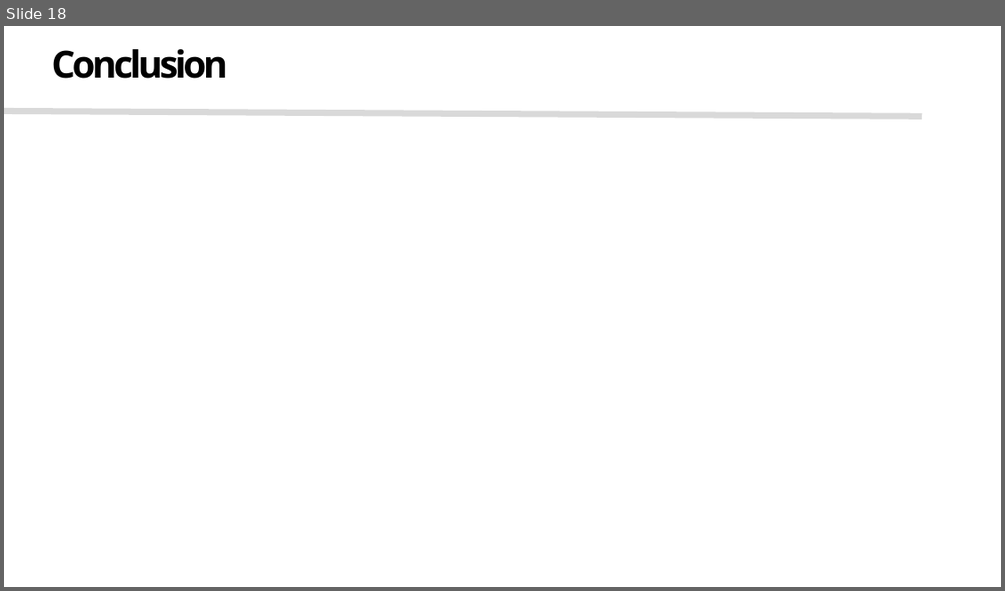
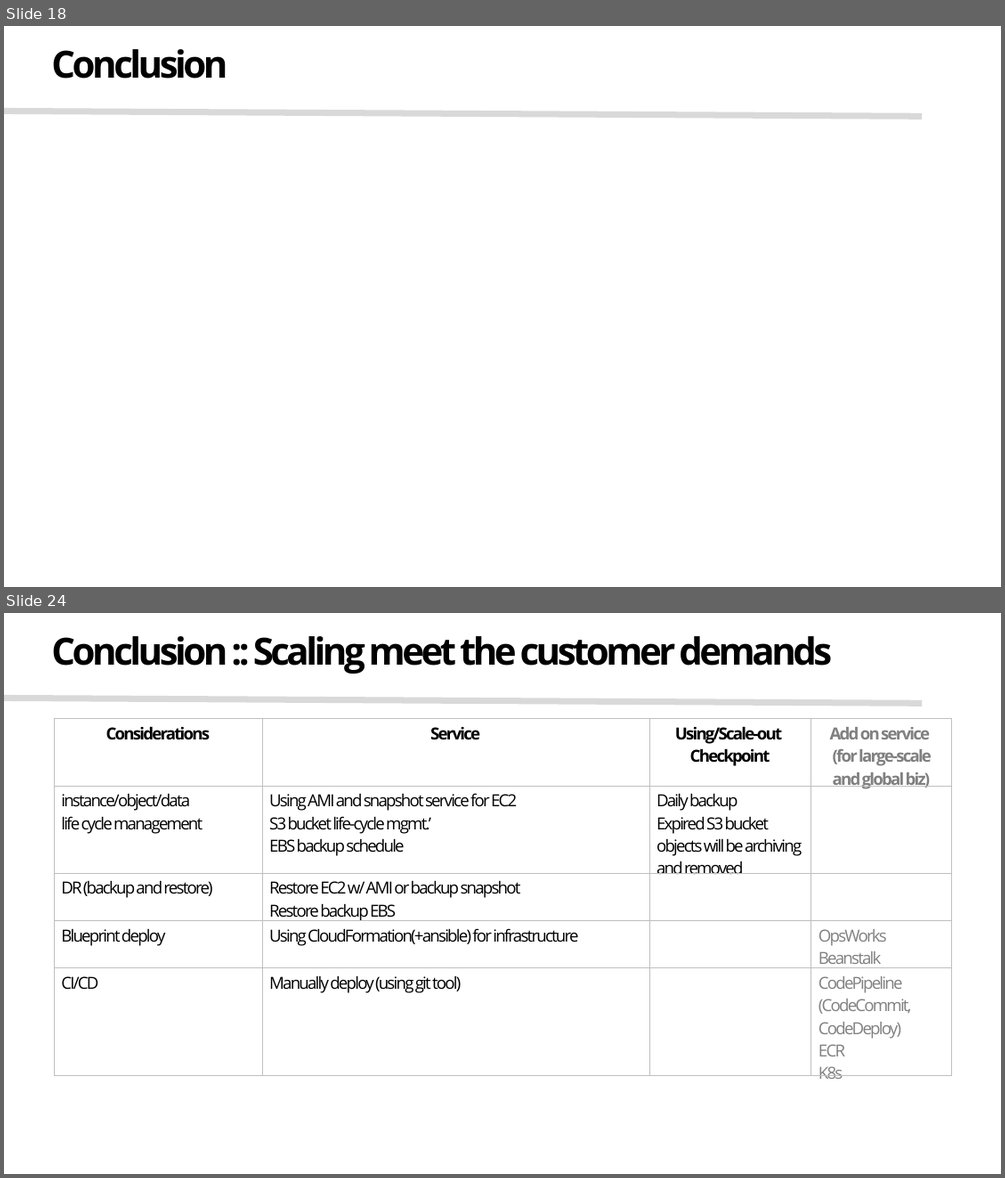
Before and after one commit to pushdown99/pushdown99.github.io, a slide deck: assets/yaml/Solutions Architect Hiring Assignment.pptx. Shown one above the other, each under a label of ours: slide 18 before the commit, slides 18 and 24 after it; the slides between them are not shown. The pictures are 1005x591 and 1005x1178 pixels, drawn with LibreOffice and Linux fonts; fonts in the diff are those of the drawing. Boxes give left, top, right and bottom in pixels: in the first picture for what was removed or moved away, otherwise in the second. Text is boxed around its words. In the diff, an @@ line names an element or a change of style, - is before the commit and + after.

```diff
--- a/assets/yaml/Solutions Architect Hiring Assignment.pptx
+++ b/assets/yaml/Solutions Architect Hiring Assignment.pptx
@@ slide 24 added at (4,613,1001,1174), background #FFFFFF @@
@@ text added at (51,636,832,674), 36 pt, text #000000, bold @@
+Conclusion :: Scaling meet the customer demands
@@ line added from (4, 698) to (922, 704), #D9D9D9 6 pt @@
@@ table added at (54,718,952,1094), 5 rows, 4 columns @@
+Considerations | Service | Using/Scale-out / Checkpoint | Add on service / (for large-scale and global biz)
+instance/object/data / life cycle management | Using AMI and snapshot service for EC2 / S3 bucket life-cycle mgmt.’ / EBS backup schedule | Daily backup / Expired S3 bucket objects will be archiving and removed | 
+DR (backup and restore) | Restore EC2 w/ AMI or backup snapshot / Restore backup EBS |  | 
+Blueprint deploy | Using CloudFormation(+ansible) for infrastructure |  | OpsWorks / Beanstalk
+CI/CD | Manually deploy (using git tool) |  | CodePipeline (CodeCommit, CodeDeploy) / ECR / K8s
```
Also in this commit, not shown: 7 slides changed, 2 other slides added, 3 other files.
